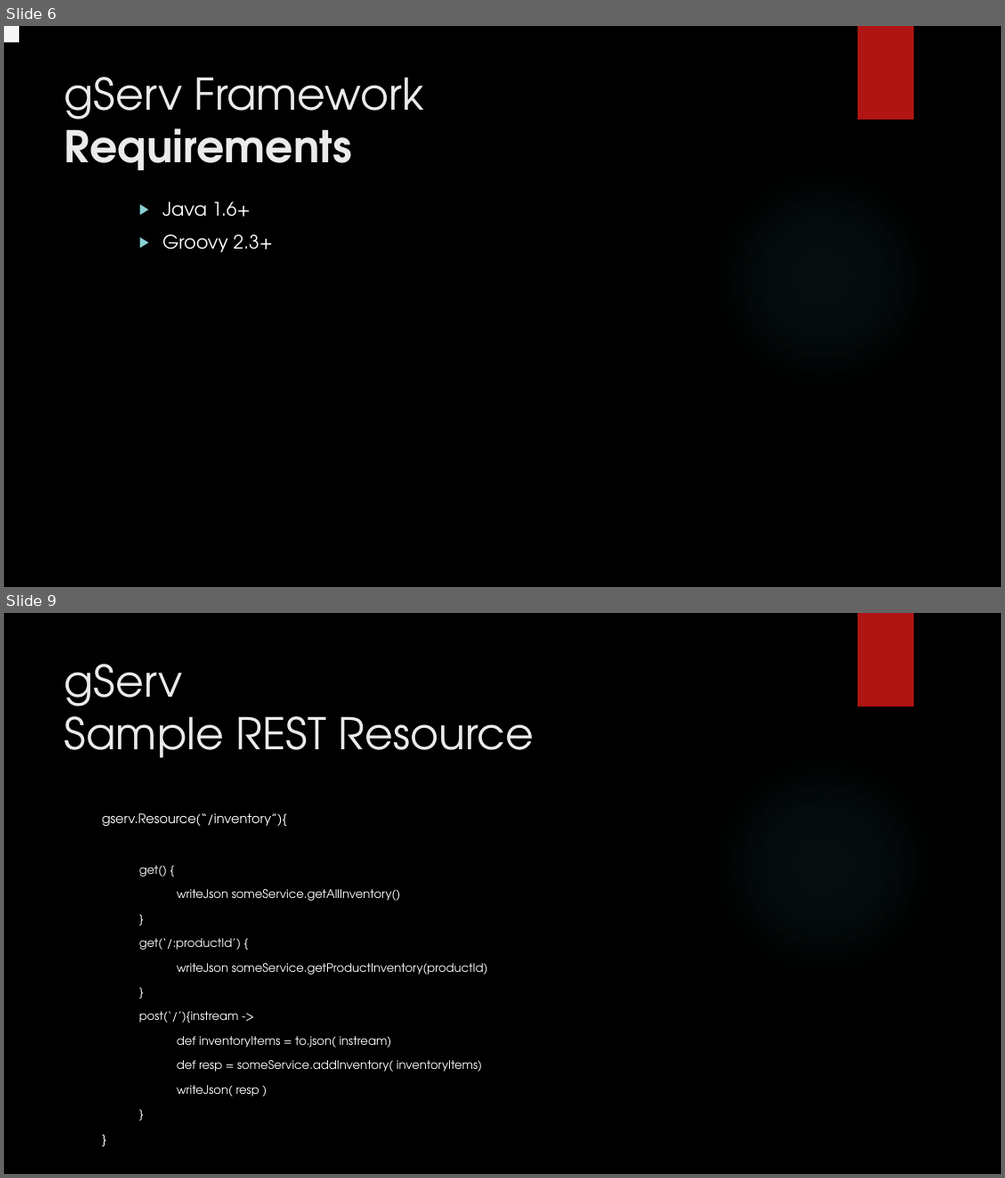
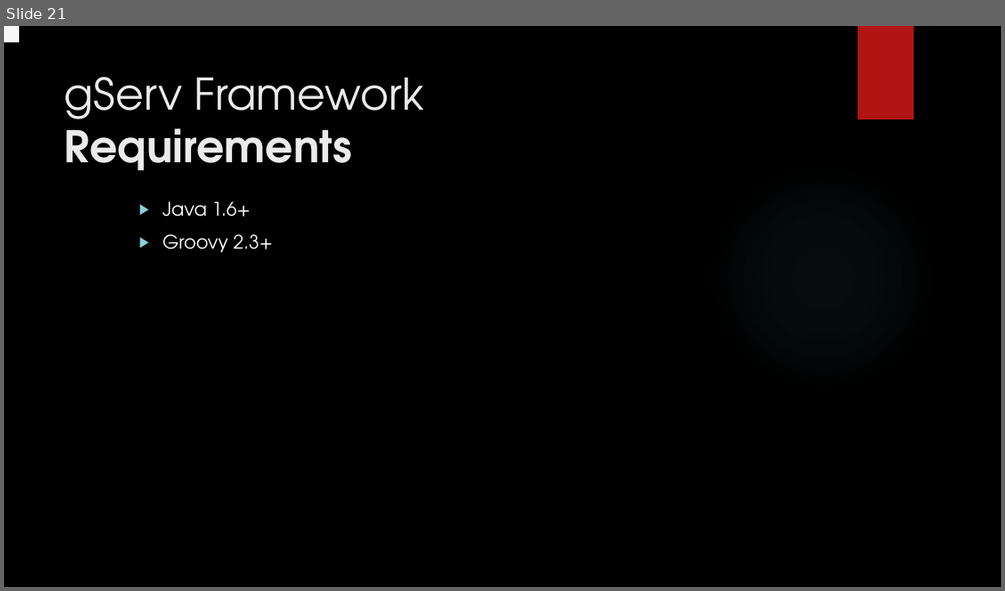
Before and after one commit to javaConductor/gserv, a slide deck: gServ.pptx. Shown one above the other, each under a label of ours: slides 6 and 9 before the commit, slide 21 after it; the slides between them are not shown. The pictures are 1005x1178 and 1005x591 pixels, drawn with LibreOffice and Linux fonts; fonts in the diff are those of the drawing; background and template pictures are left out. Boxes give left, top, right and bottom in pixels: in the first picture for what was removed or moved away, otherwise in the second. Text is boxed around its words. In the diff, an @@ line names an element or a change of style, - is before the commit and + after.

```diff
--- a/gServ.pptx
+++ b/gServ.pptx
@@ slide 9 removed at (x1=4, y1=613, x2=1001, y2=1174), background picture (left out); not listed: 2 template elements that a slide beside it also shows @@
@@ title removed at (x1=65, y1=664, x2=534, y2=758) @@
-gServ
-Sample REST Resource
@@ text removed at (x1=102, y1=813, x2=488, y2=1096) @@
-gserv.Resource(“/inventory”){
-  get() {
-  writeJson someService.getAllInventory()
-  }
-  get(‘/:productId’) {
-  writeJson someService.getProductInventory(productId)
-  }
-  post(‘/’){instream ->
-  def inventoryItems = to.json( instream)
-  def resp = someService.addInventory( inventoryItems)
-  writeJson( resp )
-  }
-}
@@ what was slide 6 is now slide 21 @@
```
Also in this commit, not shown: 15 slides changed, 2 slides added, 1 other slide removed, 40 other files.
